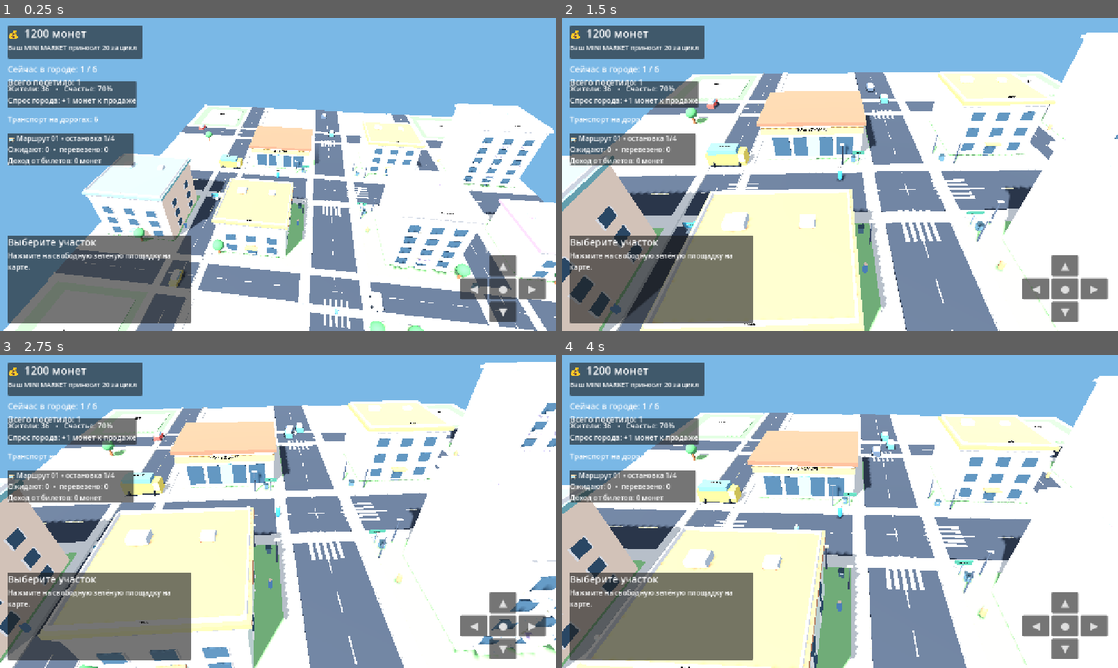
Above: before the commit, frames 1-4 (two rows, left to right).
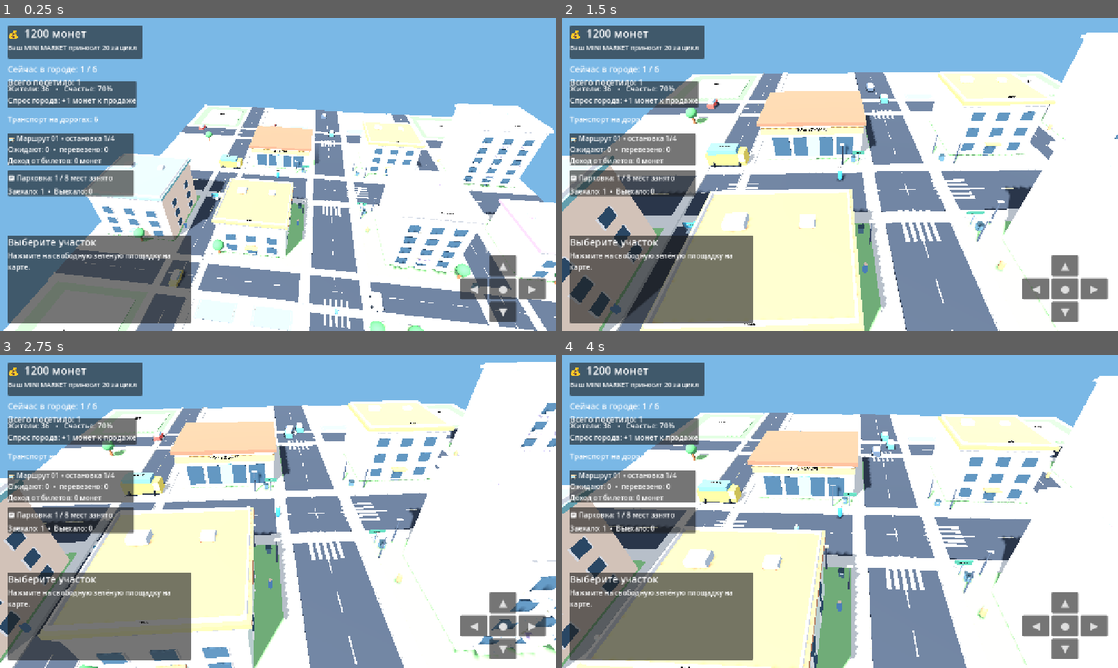
Above: after the commit, the same moments.

Repository: uchihabaha05-del/MINI-WORLD-TYCOON
Game: Godot game, scene res://scenes/Main.tscn
The game is run twice, just before and just after one commit, with the same random seed, the same clock (stepped at 60 frames per second) and the same inputs.
Inputs (mouse positions are in pixels of both pictures, inside the frame that each line leads up to):
- Up to frame 1 (0.25 s): no input
- Up to frame 2 (1.5 s): move the mouse to (962, 158) at 0.52 s; hold D 0.53-1.28 s; click (962, 158) at 0.67 s; move the mouse to (728, 190) at 1.27 s; hold S from 1.28 s (still down)
- Up to frame 3 (2.75 s): move the mouse to (333, 442) at 2.02 s; release S at 2.03 s; hold D from 2.03 s (still down)
- Up to frame 4 (4 s): move the mouse to (812, 574) at 2.77 s; release D at 2.78 s; hold W 2.78-3.53 s; click (812, 574) at 2.92 s; move the mouse to (1006, 558) at 3.52 s; hold A from 3.53 s (still down)

The runs differ from the first frame. In frame 1, 1.9% of the frame differs, in the area x 1-63%, y 33-100%; in frame 2, 1.8%; in frame 3, 1.8%; in frame 4, 1.8%.

Commit message:
Attach parking system to main scene

Diff:
--- a/scenes/Main.tscn
+++ b/scenes/Main.tscn
@@ -7,6 +7,7 @@
 [ext_resource type="Script" path="res://scripts/city_population.gd" id="5_city"]
 [ext_resource type="Script" path="res://scripts/city_traffic.gd" id="6_traffic"]
 [ext_resource type="Script" path="res://scripts/public_transport.gd" id="7_transit"]
+[ext_resource type="Script" path="res://scripts/parking_system.gd" id="8_parking"]
 
 [sub_resource type="Environment" id="Environment_City"]
 background_mode = 1
@@ -37,6 +38,9 @@
 [node name="PublicTransport" type="Node3D" parent="."]
 script = ExtResource("7_transit")
 
+[node name="ParkingSystem" type="Node3D" parent="."]
+script = ExtResource("8_parking")
+
 [node name="WorldEnvironment" type="WorldEnvironment" parent="."]
 environment = SubResource("Environment_City")
 
Not shown: 1 places in scenes/Main.tscn that only renumber resources
